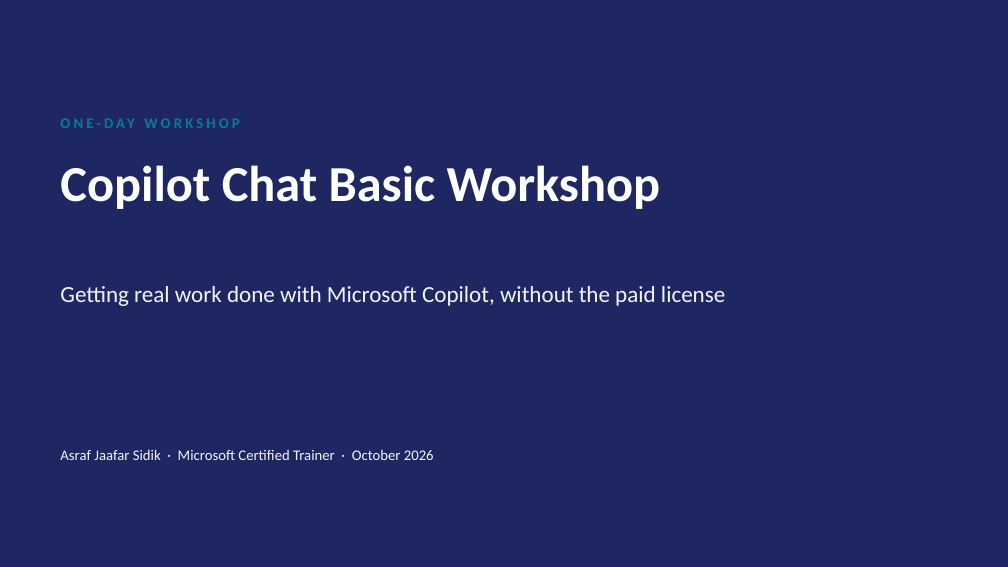
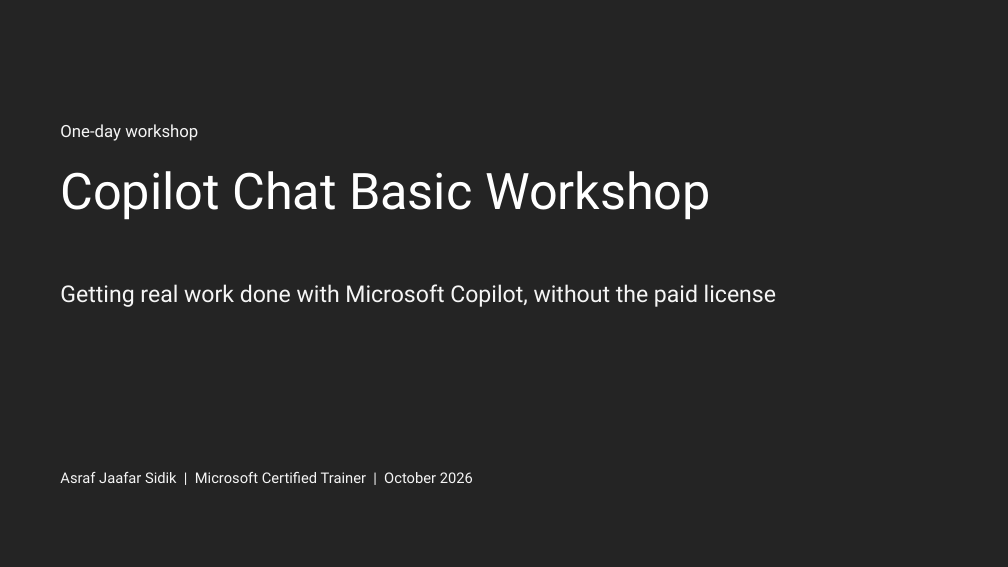
Before and after one commit to Asraf-JS/Copilot-Chat-Basic-Workshop, a slide deck: slide 1 of Copilot-Chat-Basic-Workshop-Deck.pptx. Drawn at 1008x567 pixels with LibreOffice and Linux fonts; fonts in the diff are those of the drawing. Boxes give left, top, right and bottom in pixels: in the first picture for what was removed or moved away, otherwise in the second. Text is boxed around its words. In the diff, an @@ line names an element or a change of style, - is before the commit and + after.

```diff
--- a/Copilot-Chat-Basic-Workshop-Deck.pptx
+++ b/Copilot-Chat-Basic-Workshop-Deck.pptx
@@ background #1E2761 to #242424 @@
@@ text at <box>60,124,198,141</box>: text changed; size 14 to 16 pt; font Calibri to Roboto; text colour #028090 to #F5F5F5; bold off @@
-ONE-DAY WORKSHOP
+One-day workshop
@@ title "Copilot Chat Basic Workshop" at <box>60,171,711,220</box>: font Calibri to Roboto, bold off @@
@@ text "Getting real work done with ..." at <box>60,284,776,307</box>: font Calibri to Roboto, text colour #F1F4F7 to #F5F5F5 @@
@@ text at <box>60,472,473,483</box>: text changed; font Calibri to Roboto; text colour #F1F4F7 to #F5F5F5 @@
-Asraf Jaafar Sidik · Microsoft Certified Trainer · October 2026
+Asraf Jaafar Sidik | Microsoft Certified Trainer | October 2026
```
Also in this commit, not shown: 49 other slides changed, 2 other files.
